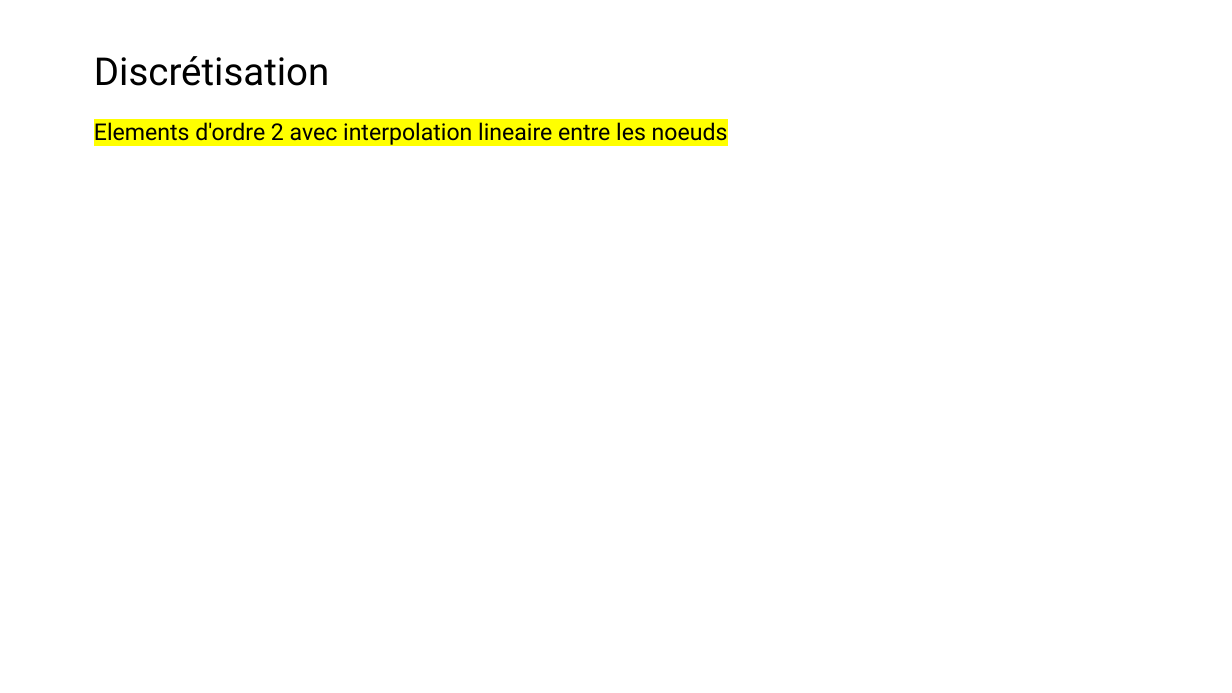
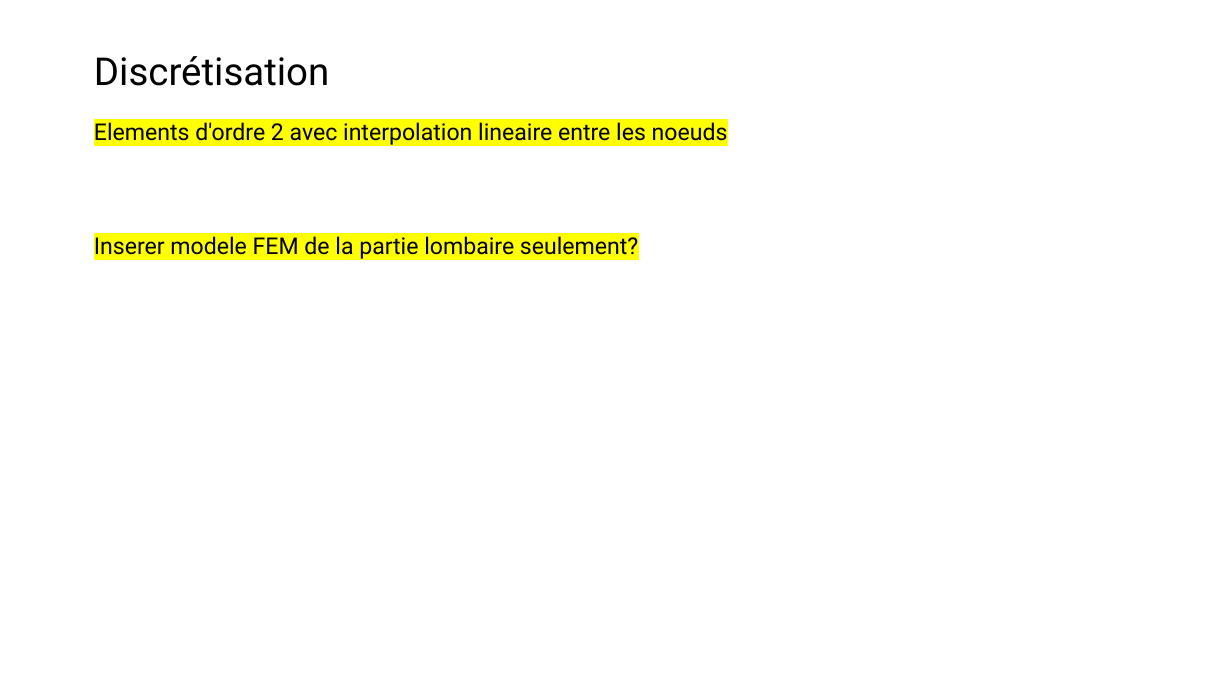
Before and after one commit to AcileSf/MEC8211ProjetFinal, a slide deck: slide 6 of Rapport_Projet_V1.pptx. Drawn at 1232x693 pixels with LibreOffice and Linux fonts; fonts in the diff are those of the drawing. Boxes give left, top, right and bottom in pixels: in the first picture for what was removed or moved away, otherwise in the second. Text is boxed around its words. In the diff, an @@ line names an element or a change of style, - is before the commit and + after.

```diff
--- a/Rapport_Projet_V1.pptx
+++ b/Rapport_Projet_V1.pptx
@@ text at [94, 236, 638, 259]: paragraph added @@
+Inserer modele FEM de la partie lombaire seulement?
```
Also in this commit, not shown: 8 other slides changed, 3 slides added, 1 other file.
